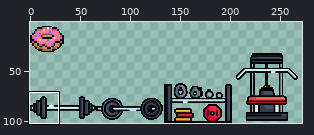
Sprite sheet -- assets-converted/Sportequipment.converted.png. Above: a wide view before the commit, with the close-up outlined.
Close-up. Earlier state:
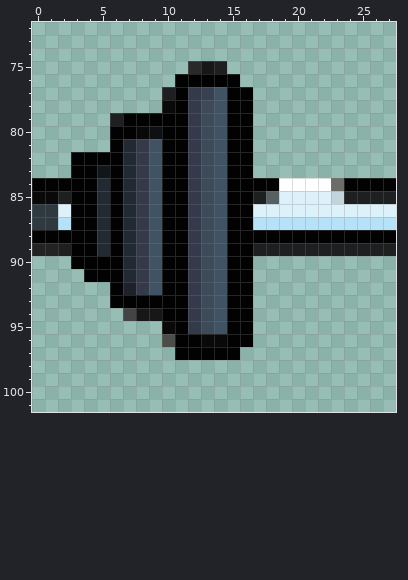
The file is 272x102 pixels. Colours within 5 levels of each other are drawn and written as one. Shown: x 0..27, y 72..101. The wide view leaves out empty margins. The commit also changed other parts of the picture, which this record leaves out.
Once edited:
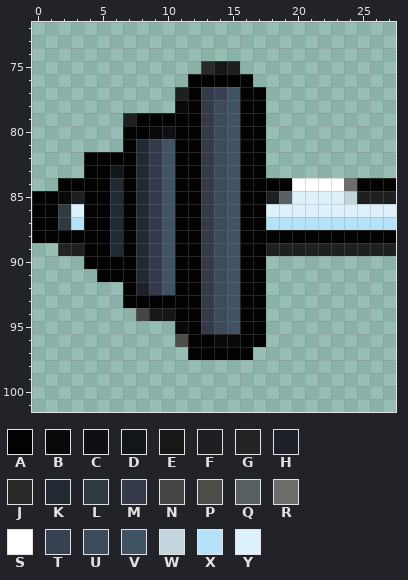
Palette (. is transparent): A #020202  B #090909  C #0e1014  D #11161a  E #171717  F #1d1f20  G #232323  H #1e212a  J #292927  K #212a33  L #2f3a40  M #343a4a  N #444444  P #4b4d48  Q #576063  R #6c6d68  S #ffffff  T #374151  U #3c4a5a  V #405364  W #c2d5dc  X #b6e2f9  Y #dcf1f9
Changes in this commit:
y 75: x 12..15 JEF. -> .JEF
y 76: x 11 A -> .; x 16 . -> A
y 77: x 10..15 FAMTVA -> .FAMTV; x 17 . -> A
y 78: x 10..15 BAMUVA -> .BAMUV; x 17 . -> A
y 79: x 6..7 FA -> .F; x 12..15 MUVA -> AMUV; x 17 . -> A
y 80: x 6 A -> .; x 8..10 BCA -> ABC; x 12..15 MUVA -> AMUV; x 17 . -> A
y 81: x 6..10 AKMVA -> .AKMV; x 12..15 MUVA -> AMUV; x 17 . -> A
y 82: x 3 A -> .; x 7..10 KMVA -> AKMV; x 12..15 MUVA -> AMUV; x 17 . -> A
y 83: x 3 A -> .; x 5..10 DAKMVA -> ADAKMV; x 12..15 MUVA -> AMUV; x 17 . -> A
y 84: x 0..1 AA -> ..; x 5..10 KAKMVA -> AKAKMV; x 12..15 MUVA -> AMUV; x 19 S -> A; x 23..24 RA -> SR
y 85: x 0..3 BBFA -> AABF; x 5..10 KAKMVA -> AKAKMV; x 12..15 MUVA -> AMUV; x 17..19 FQY -> AFQ; x 23..24 WF -> YW
y 86: x 0..3 LLYA -> AALY; x 5..10 KAKMVA -> AKAKMV; x 12..15 MUVA -> AMUV; x 17 Y -> A
y 87: x 0..3 LLXA -> AALX; x 5..10 KAKMVA -> AKAKMV; x 12..15 MUVA -> AMUV; x 17 X -> A
y 88: x 5..10 KAKMVA -> AKAKMV; x 12..15 MUVA -> AMUV
y 89: x 0..3 GGFA -> ..GF; x 5..10 KAKMVA -> AKAKMV; x 12..15 MUVA -> AMUV; x 17 F -> A
y 90: x 3 A -> .; x 7..10 KMVA -> AKMV; x 12..15 MUVA -> AMUV; x 17 . -> A
y 91: x 4 A -> .; x 7..10 KMVA -> AKMV; x 12..15 MUVA -> AMUV; x 17 . -> A
y 92: x 6..10 AHMVA -> .AHMV; x 12..15 MUVA -> AMUV; x 17 . -> A
y 93: x 6 A -> .; x 12..15 MUVA -> AMUV; x 17 . -> A
y 94: x 7..8 NE -> .N; x 10 A -> E; x 12..15 MUVA -> AMUV; x 17 . -> A
y 95: x 10..15 BAMUVA -> .BAMUV; x 17 . -> A
y 96: x 10..11 PA -> .P; x 13 B -> A; x 15 A -> B; x 17 . -> A
y 97: x 11 A -> .; x 16 . -> A
